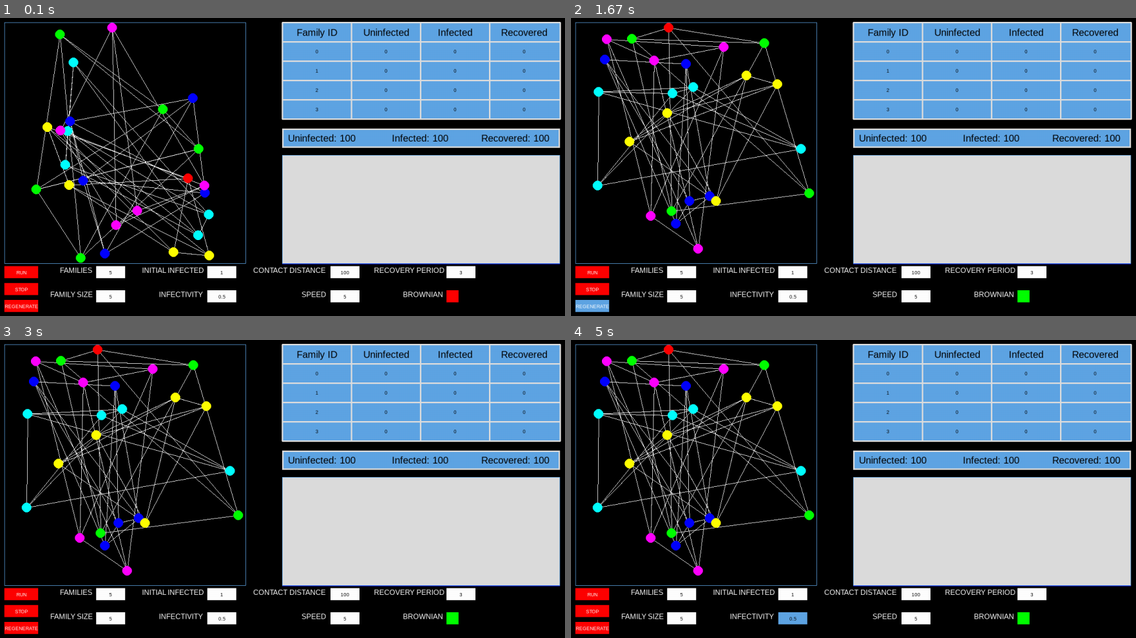
Above: before the commit, frames 1-4 (two rows, left to right).
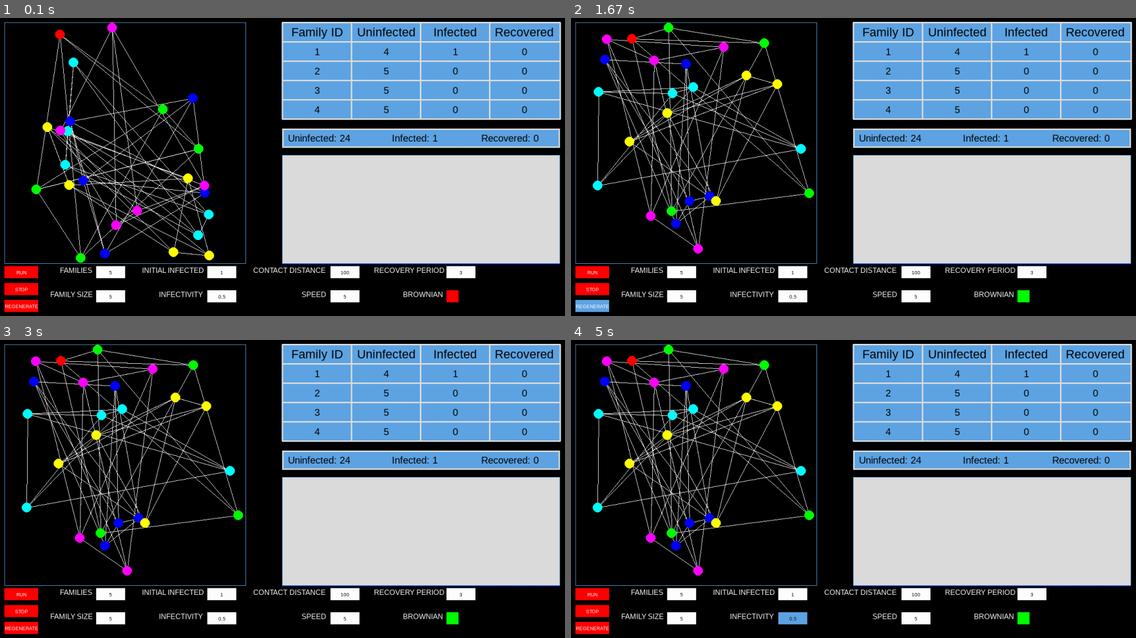
Above: after the commit, the same moments.

Repository: linyirun/EpidemicSimulator
Game: pygame game, started from main.py
The game is run twice, just before and just after one commit, with the same random seed, the same clock (stepped at 60 frames per second) and the same inputs.
Inputs (mouse positions are in pixels of both pictures, inside the frame that each line leads up to):
- Up to frame 1 (0.1 s): no input
- Up to frame 2 (1.67 s): click "RUN" at 0.4 s; click (859, 184) at 0.73 s; click (1023, 295) at 1.07 s; click "REGENERATE" at 1.4 s
- Up to frame 3 (3 s): click (293, 381) at 1.73 s; click "5" at 2.57 s; click (197, 423) at 2.9 s
- Up to frame 4 (5 s): click "5" at 3.73 s; click (977, 432) at 4.07 s; click "0.5" at 4.9 s

The runs differ from the first frame. In frame 1, 1.1% of the frame differs, in the area x 9-98%, y 3-56%; in frame 2, 1.1%; in frame 3, 1.1%; in frame 4, 1.1%.

Commit message:
Finished everything in front end

Diff:
--- a/main.py
+++ b/main.py
@@ -248,7 +248,7 @@
     """
     data_table: list[list[int, int, int, int]]
     num_families: int
-    graph: Graph
+    simulation: sim
     current_top_row: int
 
     pos_x: int = 600
@@ -256,12 +256,14 @@
     line_color: tuple[int, int, int] = (222, 222, 222)
     border_line_width: int = 3
 
-    def __init__(self, num_families: int) -> None:
-        # TODO: add graph into this class
+    _header_font_size: int = 25
+    _text_font_size: int = 20
+
+    def __init__(self, num_families: int, simulation: sim) -> None:
         """Initializes the stats table"""
         self.num_families = num_families
         self.current_top_row = 0
-        # self.graph = g
+        self.simulation = simulation
 
         # Initialize the data table with num_families rows with 4 elements each row
         self.data_table = []
@@ -272,20 +274,27 @@
         """Updates self by:
         Recalculating values for each family, then redrawing the table with updated values
         """
+        # Calculate the values for each family
+        for family_id in range(1, self.num_families + 1):
+            uninfected = sum(1 for person in self.simulation.id_to_family[family_id] if person.state == SUSCEPTIBLE)
+            infected = sum(1 for person in self.simulation.id_to_family[family_id] if person.state == INFECTED)
+            recovered = sum(1 for person in self.simulation.id_to_family[family_id] if person.state == RECOVERED)
+            self.data_table[family_id - 1] = [family_id, uninfected, infected, recovered]
+
         # Draw total table
         self.draw_total_table(6)
         # Drawing the table background
         stats.fill(SKY_BLUE)
         screen.blit(stats, (self.pos_x, self.pos_y))
         # Drawing header
-        self.draw_center_text('Family ID', 20, BLACK, 0, 0)
-        self.draw_center_text('Uninfected', 20, BLACK, 0, 1)
-        self.draw_center_text('Infected', 20, BLACK, 0, 2)
-        self.draw_center_text('Recovered', 20, BLACK, 0, 3)
+        self.draw_center_text('Family ID', self._header_font_size, BLACK, 0, 0)
+        self.draw_center_text('Uninfected', self._header_font_size, BLACK, 0, 1)
+        self.draw_center_text('Infected', self._header_font_size, BLACK, 0, 2)
+        self.draw_center_text('Recovered', self._header_font_size, BLACK, 0, 3)
 
         for i in range(min(len(self.data_table), 4)):
             for j in range(len(self.data_table[i])):
-                self.draw_center_text(str(self.data_table[self.current_top_row + i][j]), 10, BLACK,
+                self.draw_center_text(str(self.data_table[self.current_top_row + i][j]), self._text_font_size, BLACK,
                                       i + 1, j)
 
         # Drawing lines
@@ -337,9 +346,14 @@
         screen.blit(smaller_background,
                     (self.pos_x + border_radius // 2, self.pos_y + STATS_H + 20 + border_radius // 2))
 
-        draw_text(self.pos_x + border_radius * 2, self.pos_y + STATS_H + 28, f"Uninfected: {100}", 20, BLACK)
-        draw_text(self.pos_x + border_radius * 2 + 215, self.pos_y + STATS_H + 28, f"Infected: {100}", 20, BLACK)
-        draw_text(self.pos_x + border_radius * 2 + 400, self.pos_y + STATS_H + 28, f"Recovered: {100}", 20, BLACK)
+        # Calculate the data for the current frame, then add it
+        uninfected = len(self.simulation.simu_graph.susceptible)
+        infected = len(self.simulation.simu_graph.infected)
+        recovered = len(self.simulation.simu_graph.recovered)
+
+        draw_text(self.pos_x + border_radius * 2, self.pos_y + STATS_H + 28, f"Uninfected: {uninfected}", 20, BLACK)
+        draw_text(self.pos_x + border_radius * 2 + 215, self.pos_y + STATS_H + 28, f"Infected: {infected}", 20, BLACK)
+        draw_text(self.pos_x + border_radius * 2 + 400, self.pos_y + STATS_H + 28, f"Recovered: {recovered}", 20, BLACK)
 
 
 def draw_node(position: tuple[int, int], colour: tuple[int, int, int]) -> None:
@@ -526,7 +540,7 @@
                                  close_contact_distance, FPS, False)
                 main_graph = simulation.simu_graph
                 stacked_graph = StackedAreaGraph(population, main_graph)
-                stats_table = StatsTable(num_families)
+                stats_table = StatsTable(num_families, simulation)
                 done_frames = 0
             button_changed = False
 
@@ -567,7 +581,6 @@
                 if person.state != INFECTED:
                     draw_node((person.location[0] + 25, person.location[1] + 25), COLORS[family_id - 1])
 
-        # print(len(simulation.simu_graph.susceptible), len(simulation.simu_graph.infected), len(simulation.simu_graph.recovered))
         stacked_graph.update(is_running)
         # checks if simulation is done
         if active_button is stop_b:
--- a/person_edge.py
+++ b/person_edge.py
@@ -126,7 +126,7 @@
             self.person1.state is not INFECTED and self.person2 is INFECTED):
             # Separate check for people in the same family
             if self.person1.family_id == self.person2.family_id:
-                if random.random() < 1:
+                if random.random() < 0.00005:
                     return self.get_infected_person()
                 else:
                     return None
@@ -134,7 +134,7 @@
                 distance = ((self.person1.location[0] - self.person2.location[0]) ** 2 + (
                         self.person1.location[1] - self.person2.location[1]) ** 2) ** 0.5
                 factor = 0.5
-                chance = 1 - ((close_contact_distance - distance) / close_contact_distance) ** 2 * factor
+                chance = 0.1 - ((close_contact_distance - distance) / close_contact_distance) ** 2 * factor
                 if random.random() < chance:
                     return self.get_infected_person()
                 else:
